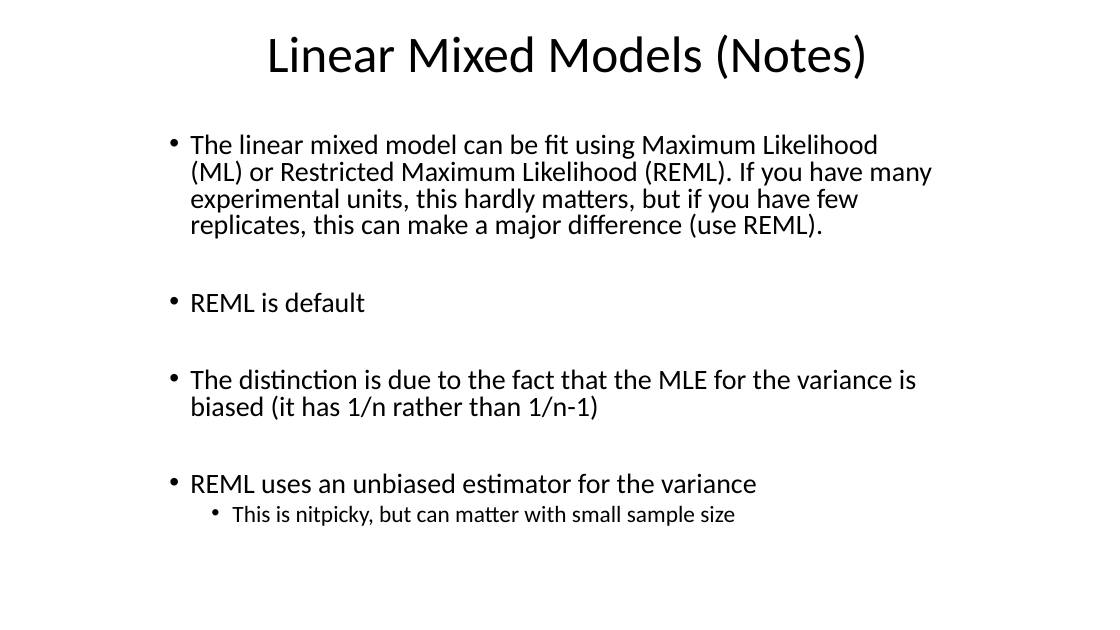
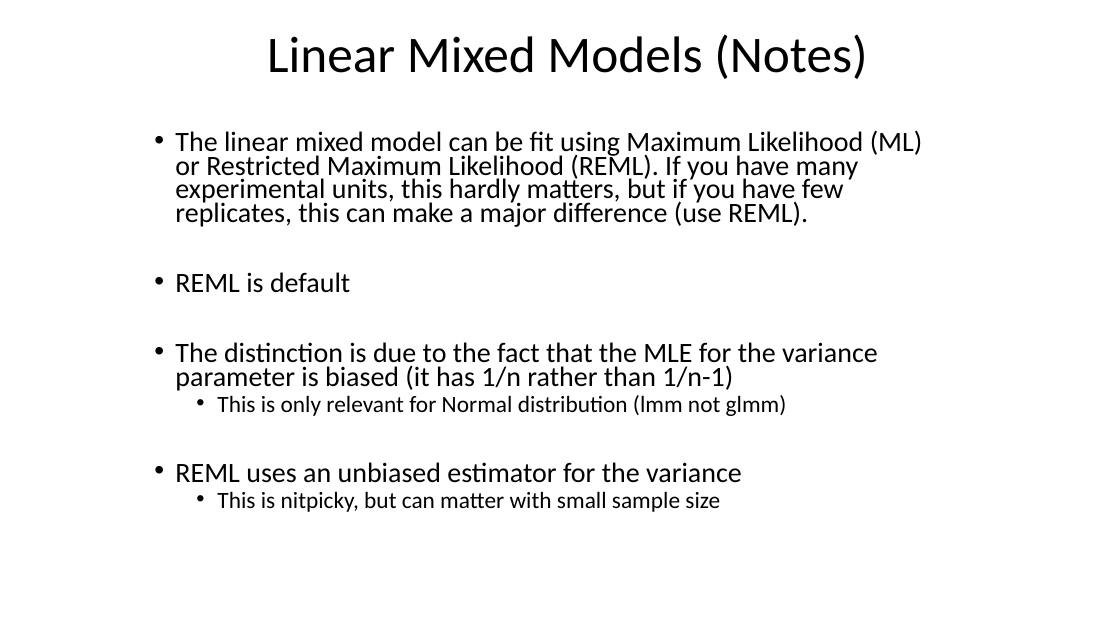
Before and after one commit to taaltree/FW536, a slide deck: slide 14 of Day3_MixedModels_ModelSelection/FW536_Day3_Morning_mixed effects_accessible.pptx. Drawn at 1120x630 pixels with LibreOffice and Linux fonts; fonts in the diff are those of the drawing. Boxes give left, top, right and bottom in pixels: in the first picture for what was removed or moved away, otherwise in the second. Text is boxed around its words. In the diff, an @@ line names an element or a change of style, - is before the commit and + after.

```diff
--- a/Day3_MixedModels_ModelSelection/FW536_Day3_Morning_mixed effects_accessible.pptx
+++ b/Day3_MixedModels_ModelSelection/FW536_Day3_Morning_mixed effects_accessible.pptx
@@ text "The linear mixed model can ...": place and size @@
-text "The linear mixed model can ..." at <box>190,134,932,526</box>
+text "The linear mixed model can ..." at <box>175,130,923,512</box>
@@ text at <box>175,130,923,512</box>: line spacing 0.8 to 0.7 @@
@@ text at <box>175,342,878,416</box>: text changed @@
-• The distinction is due to the fact that the MLE for the variance is biased (it has 1/n rather than 1/n-1)
+• The distinction is due to the fact that the MLE for the variance parameter is biased (it has 1/n rather than 1/n-1)
+  • This is only relevant for Normal distribution (lmm not glmm)
```
Also in this commit, not shown: 22 other slides changed, 1 slide removed, 5 other files.
